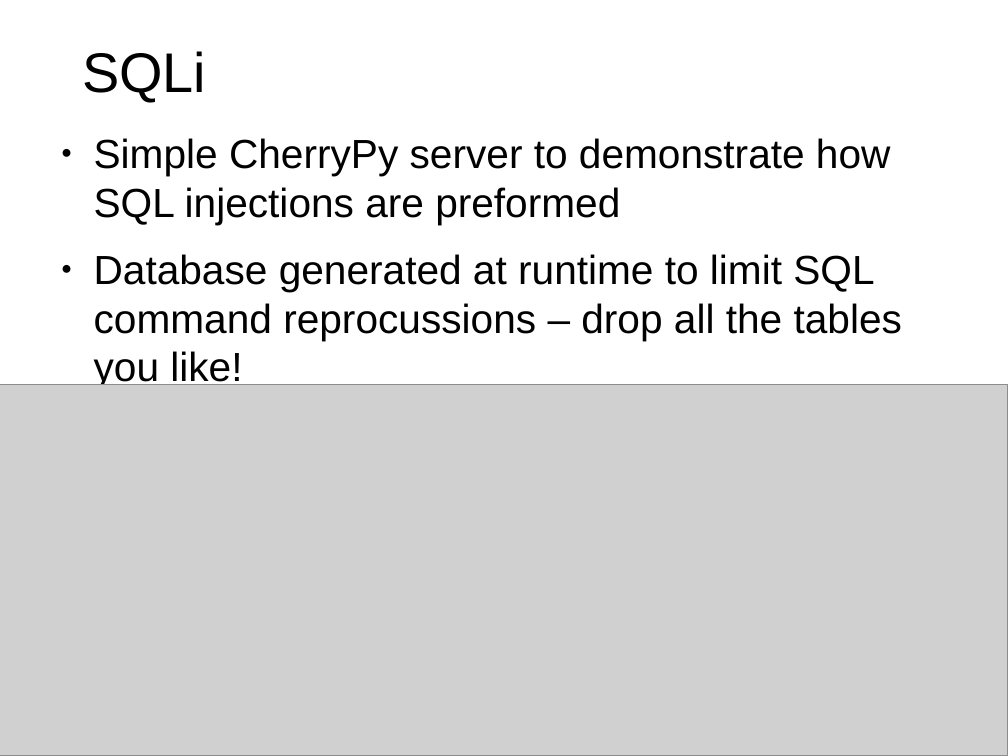
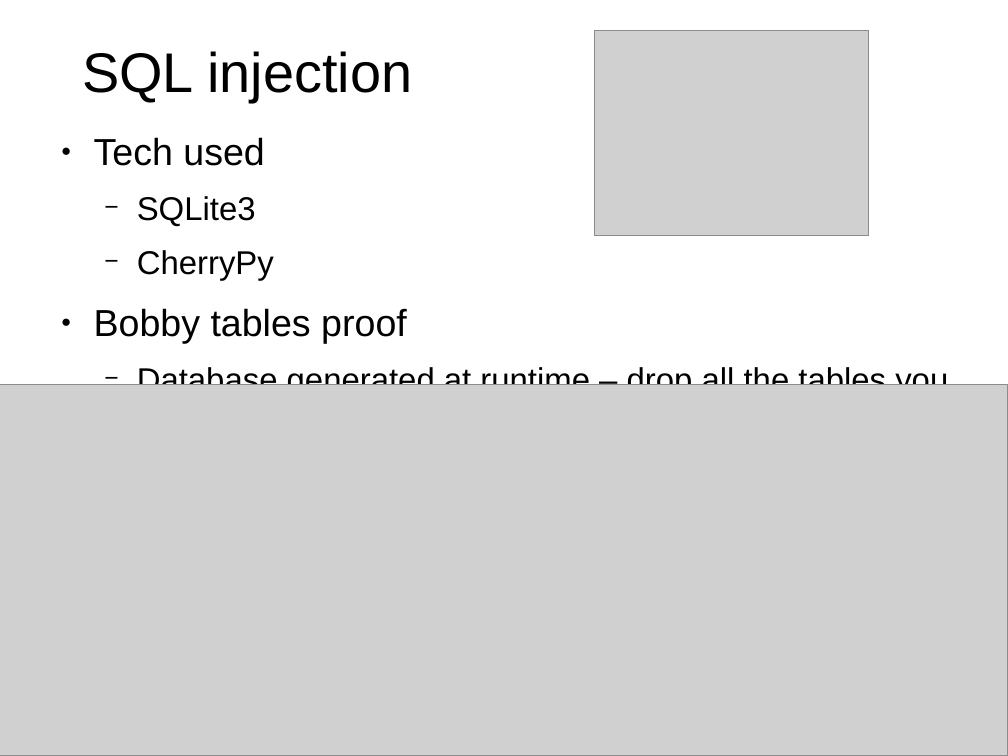
Before and after one commit to nzimm/toolkit, a slide deck: slide 4 of docs/Presentation.odp. Drawn at 1008x756 pixels with LibreOffice and Linux fonts; fonts in the diff are those of the drawing; grey boxes stand for pictures. Boxes give left, top, right and bottom in pixels: in the first picture for what was removed or moved away, otherwise in the second. Text is boxed around its words. In the diff, an @@ line names an element or a change of style, - is before the commit and + after.

```diff
--- a/docs/Presentation.odp
+++ b/docs/Presentation.odp
@@ title at (82, 51, 412, 102): text changed @@
-SQLi
+SQL injection
@@ picture added at (595, 30, 869, 236) @@
@@ text at (94, 137, 948, 385): text changed; size 32 to 25.9 pt @@
-● Simple CherryPy server to demonstrate how SQL injections are preformed
-● Database generated at runtime to limit SQL command reprocussions – drop all the tables you like!
+● Tech used
+  − SQLite3
+  − CherryPy
+● Bobby tables proof
+  − Database generated at runtime – drop all the tables you like!
```
Also in this commit, not shown: 3 other slides changed, 2 slides added, 2 slides removed, 1 other file.
